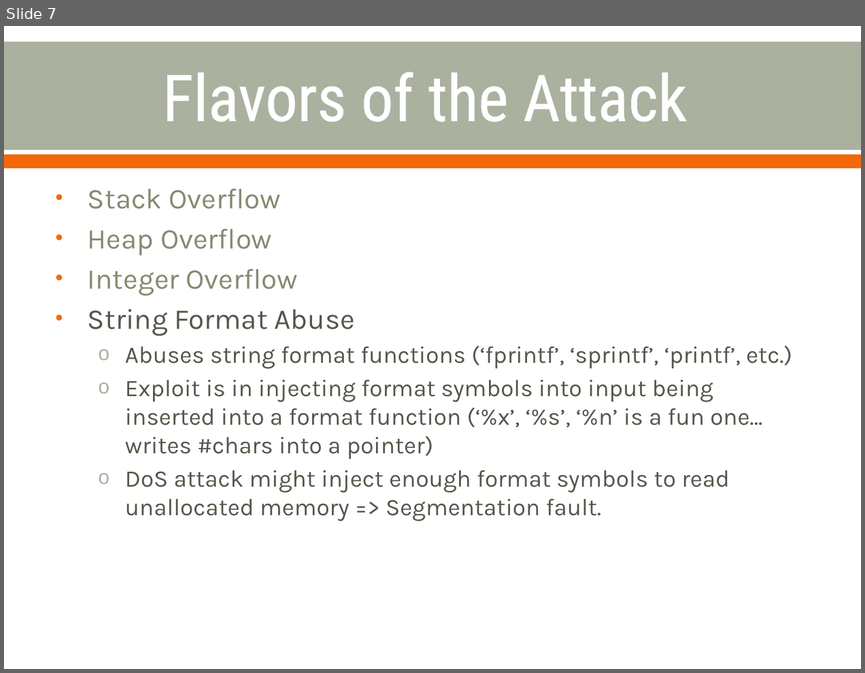
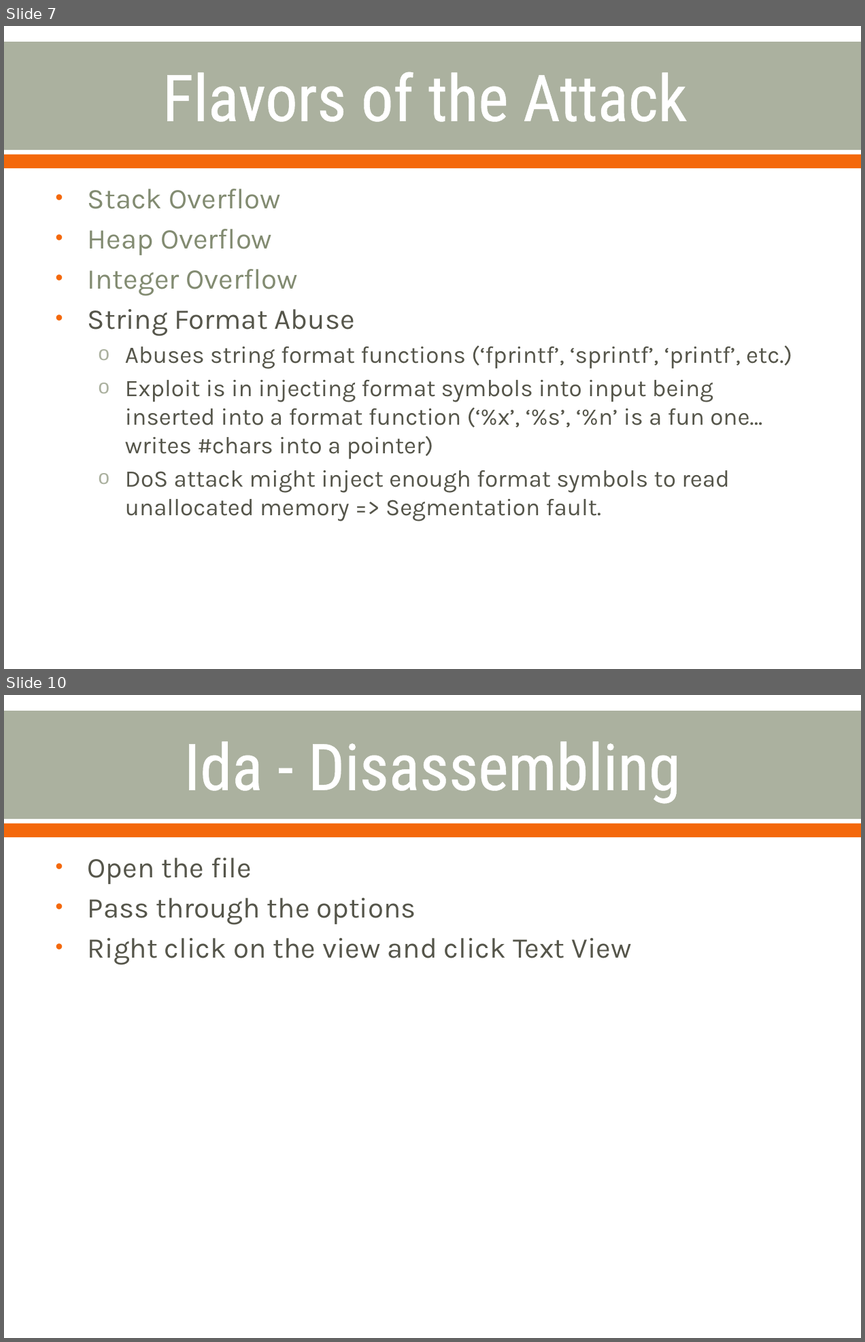
Before and after one commit to cornwe19/cse825, a slide deck: Buffer Overflow Attacks.pptx. Shown one above the other, each under a label of ours: slide 7 before the commit, slides 7 and 10 after it; the slides between them are not shown. The pictures are 865x673 and 865x1342 pixels, drawn with LibreOffice and Linux fonts; fonts in the diff are those of the drawing. Boxes give left, top, right and bottom in pixels: in the first picture for what was removed or moved away, otherwise in the second. Text is boxed around its words. In the diff, an @@ line names an element or a change of style, - is before the commit and + after.

```diff
--- a/Buffer Overflow Attacks.pptx
+++ b/Buffer Overflow Attacks.pptx
@@ slide 10 added at (4,695,861,1338), background #FFFFFF; not listed: 2 template elements that a slide beside it also shows @@
@@ title added at (184,741,681,804), 54 pt, text #FFFFFF @@
+Ida - Disassembling
@@ text added at (88,858,632,965), 24 pt, text #55554A @@
+• Open the file
+• Pass through the options
+• Right click on the view and click Text View
```
Also in this commit, not shown: 5 other slides added.
